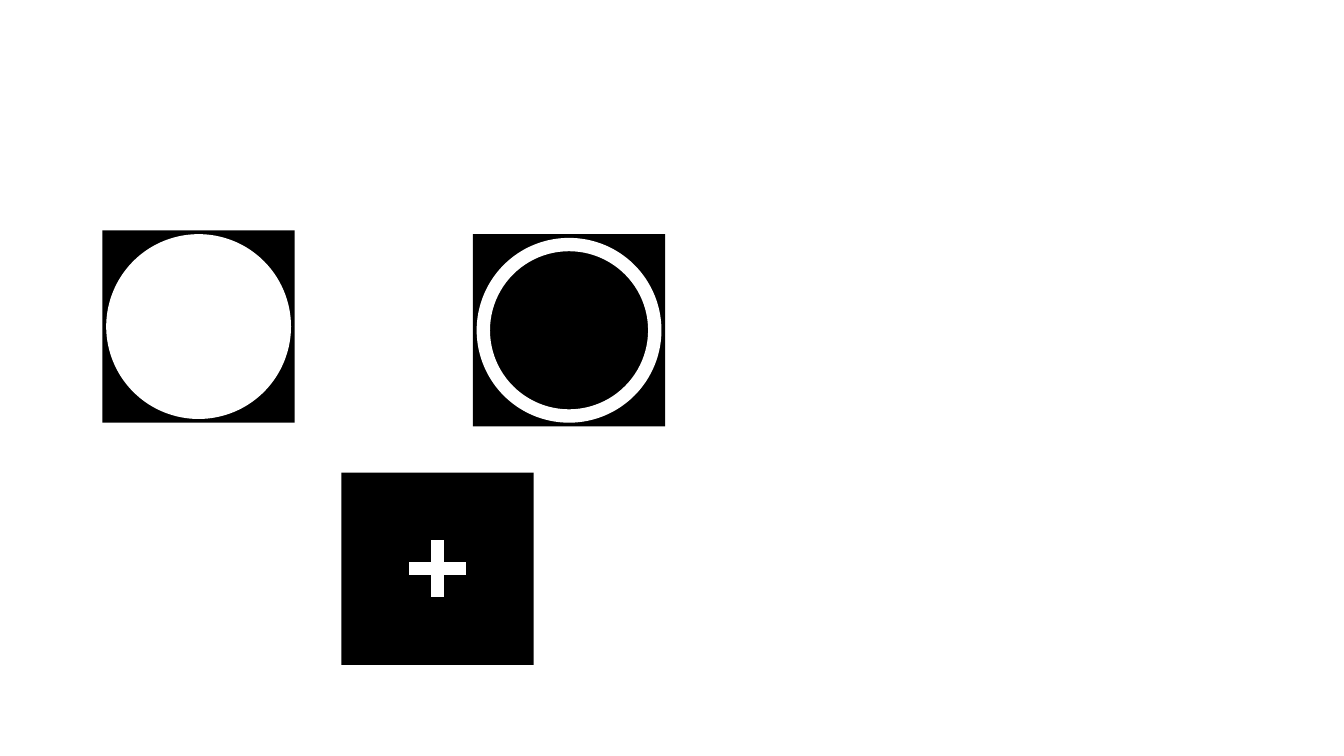
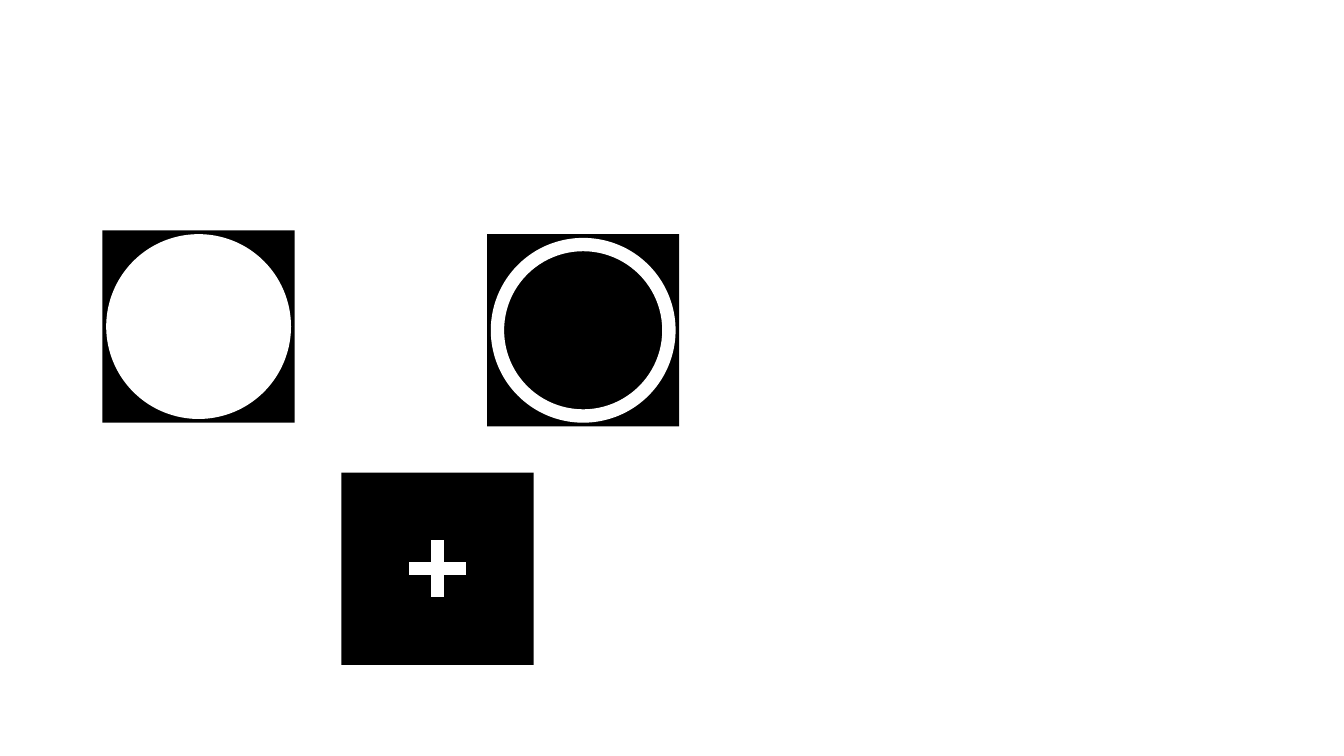
Before and after one commit to maximedaniel/ExpandDialSticks, a slide deck: slide 1 of Texture.pptx. Drawn at 1344x756 pixels with LibreOffice and Linux fonts; fonts in the diff are those of the drawing. Boxes give left, top, right and bottom in pixels: in the first picture for what was removed or moved away, otherwise in the second. Text is boxed around its words. In the diff, an @@ line names an element or a change of style, - is before the commit and + after.

```diff
--- a/Texture.pptx
+++ b/Texture.pptx
@@ rectangle: place and size @@
-rectangle at box(473, 234, 665, 426)
+rectangle at box(487, 234, 680, 426)
@@ donut: place and size @@
-donut at box(477, 238, 661, 422)
+donut at box(491, 238, 676, 422)
```
Also in this commit, not shown: 2 slides added, 15 other files.
